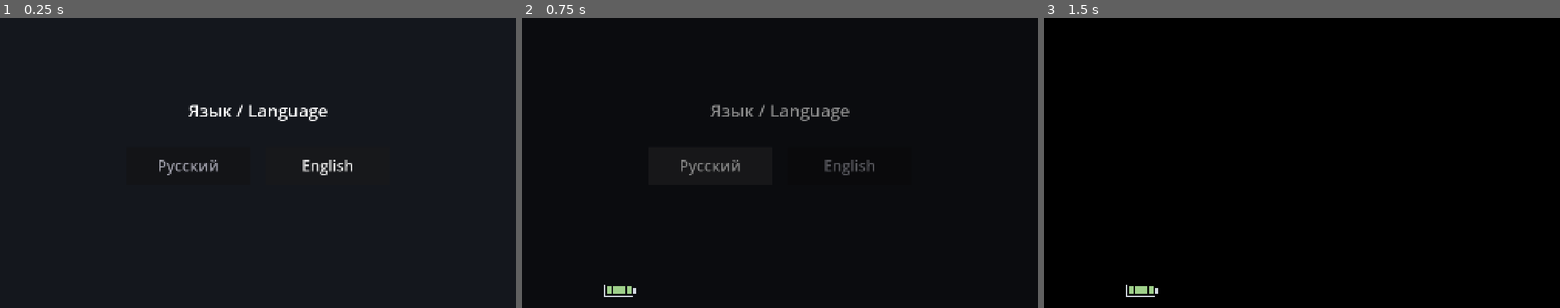
Above: before the commit, frames 1-3 (left to right).
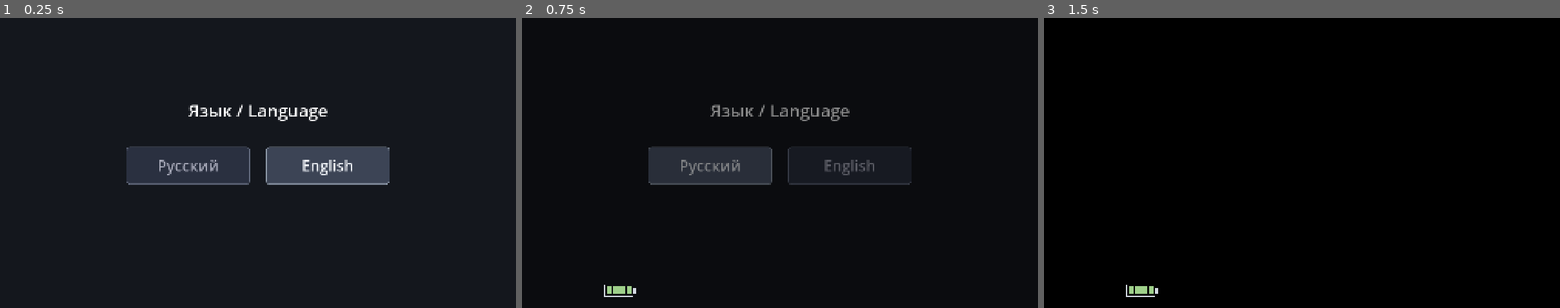
Above: after the commit, the same moments.

Repository: zhr0451/memory
Game: Godot game, scene res://core/main/main.tscn
The game is run twice, just before and just after one commit, with the same random seed, the same clock (stepped at 60 frames per second) and the same inputs.
Inputs (mouse positions are in pixels of both pictures, inside the frame that each line leads up to):
- Up to frame 1 (0.25 s): no input
- Up to frame 2 (0.75 s): click "Русский" at 0.5 s
- Up to frame 3 (1.5 s): tap Enter at 1.25 s; move the mouse to (1415, 148) at 1.27 s; click (1415, 148) at 1.42 s

The runs differ from the first frame. In frame 1, 6.2% of the frame differs, in the area x 24-76%, y 44-58%; in frame 2, 3.1%; in frame 3, nothing differs.

Commit message:
Style buttons, fix clock/radio layout overlaps with HUD, friendlier projector start state, add screenshot tool
Co-Authored-By: Claude Sonnet 5.5 <noreply@anthropic.com>

Diff:
--- a/features/language_select/view/language_select_view.gd
+++ b/features/language_select/view/language_select_view.gd
@@ -30,6 +30,7 @@
 		button.size = BUTTON_SIZE
 		button.focus_mode = Control.FOCUS_NONE
 		button.add_theme_font_size_override("font_size", 56)
+		UiStyle.style_button(button)
 		add_child(button)
 		_buttons[code] = button
 		x += BUTTON_SIZE.x + 60.0
--- a/features/minigame_clock/view/minigame_clock_view.gd
+++ b/features/minigame_clock/view/minigame_clock_view.gd
@@ -22,7 +22,7 @@
 	_lcd = _add_label("", Rect2(950, 150, 480, 140), 120, Color("c8d3b0"))
 	_period = _add_button("", Rect2(950, 320, 480, 80), 40)
 	for i in 7:
-		var day := _add_button(Texts.get_text("day.%d" % (i + 1)), Rect2(950 + i * 70, 430, 64, 70), 26)
+		var day := _add_button(Texts.get_text("day.%d" % (i + 1)), Rect2(950 + i * 76, 430, 70, 70), 24)
 		day.toggle_mode = true
 		_day_buttons.append(day)
 	_hour_knob = Knob.new()
@@ -62,7 +62,7 @@
 
 
 func _build_note() -> void:
-	var paper := _add_rect(Rect2(60, 180, 380, 640), Color("efe3c8"))
+	var paper := _add_rect(Rect2(60, 130, 380, 630), Color("efe3c8"))
 	paper.pivot_offset = paper.size * 0.5
 	paper.rotation = deg_to_rad(-3.0)
 	var lines: Array[String] = [Texts.get_text("clock.note.title")]
@@ -73,7 +73,7 @@
 	note.position = Vector2(24, 24)
 	note.size = Vector2(paper.size.x - 48, paper.size.y - 48)
 	note.autowrap_mode = TextServer.AUTOWRAP_WORD_SMART
-	note.add_theme_font_size_override("font_size", 32)
+	note.add_theme_font_size_override("font_size", 28)
 	note.add_theme_color_override("font_color", Color("5a3d2a"))
 	paper.add_child(note)
 
--- a/features/minigame_projector/viewmodel/minigame_projector_view_model.gd
+++ b/features/minigame_projector/viewmodel/minigame_projector_view_model.gd
@@ -10,7 +10,7 @@
 
 ## Целевые значения ручек (0…1 по кругу, начало — сверху, по часовой).
 const TARGETS: Dictionary = {Knob.LAMP: 0.62, Knob.FRAME: 0.35, Knob.ZOOM: 0.55}
-const START: Dictionary = {Knob.LAMP: 0.15, Knob.FRAME: 0.85, Knob.ZOOM: 0.10, Knob.FOCUS: 0.90}
+const START: Dictionary = {Knob.LAMP: 0.40, Knob.FRAME: 0.46, Knob.ZOOM: 0.35, Knob.FOCUS: 0.90}
 const TOLERANCE: Dictionary = {Knob.LAMP: 0.05, Knob.FRAME: 0.03, Knob.ZOOM: 0.04, Knob.FOCUS: 0.04}
 const FOCUS_BASE := 0.15
 const FOCUS_SLOPE := 0.6
--- a/features/minigame_radio/view/minigame_radio_view.gd
+++ b/features/minigame_radio/view/minigame_radio_view.gd
@@ -43,7 +43,7 @@
 		var button := _add_button(Texts.get_text("cassette.%d" % (i + 1)), Rect2(300 + i * 340, 780, 300, 100), 38)
 		button.toggle_mode = true
 		_cassette_buttons.append(button)
-	_result = _add_label("", Rect2(300, 920, 960, 90), 36)
+	_result = _add_label("", Rect2(460, 920, 820, 90), 36)
 	var done := _add_button(Texts.get_text("ui.done"), Rect2(1300, 920, 320, 100), 44)
 	bind(MinigameRadioViewModel.new())
 	done.pressed.connect(_vm.submit)
--- a/shared/minigame/minigame_view.gd
+++ b/shared/minigame/minigame_view.gd
@@ -68,6 +68,7 @@
 	button.size = rect.size
 	button.focus_mode = Control.FOCUS_NONE
 	button.add_theme_font_size_override("font_size", font_size)
+	UiStyle.style_button(button)
 	add_child(button)
 	return button
 
--- a/shared/ui/glyph_button.gd
+++ b/shared/ui/glyph_button.gd
@@ -6,6 +6,10 @@
 @export var glyph: Glyph = Glyph.PLAY
 
 const ICON_COLOR := Color("e8ecf2")
+
+
+func _ready() -> void:
+	UiStyle.style_button(self)
 
 
 static func create(p_glyph: Glyph, rect: Rect2) -> GlyphButton:
--- /dev/null
+++ b/shared/ui/ui_style.gd
@@ -0,0 +1,22 @@
+class_name UiStyle extends RefCounted
+## Единый вид кнопок: рамка, наведение, нажатие/включено (зелёный).
+
+
+static func style_button(button: Button) -> void:
+	button.add_theme_stylebox_override("normal", _box(Color("3c4455")))
+	button.add_theme_stylebox_override("hover", _box(Color("4b556a")))
+	button.add_theme_stylebox_override("pressed", _box(Color("5f8a54")))
+	button.add_theme_stylebox_override("hover_pressed", _box(Color("6a9a5e")))
+	button.add_theme_stylebox_override("focus", StyleBoxEmpty.new())
+	for color_name in ["font_color", "font_hover_color", "font_pressed_color", "font_hover_pressed_color"]:
+		button.add_theme_color_override(color_name, Color("eef1f6"))
+
+
+static func _box(color: Color) -> StyleBoxFlat:
+	var box := StyleBoxFlat.new()
+	box.bg_color = color
+	box.border_color = Color("8e99a8")
+	box.set_border_width_all(3)
+	box.set_corner_radius_all(12)
+	box.set_content_margin_all(8)
+	return box
--- /dev/null
+++ b/tests/screenshot.gd
@@ -0,0 +1,27 @@
+extends SceneTree
+## Снимок экрана игры в PNG (нужен дисплей, не headless):
+## godot --path . -s tests/screenshot.gd -- <scene_id> <out.png> [chapter]
+
+
+func _initialize() -> void:
+	_run()
+
+
+func _run() -> void:
+	var args := OS.get_cmdline_user_args()
+	var scene_id := StringName(args[0])
+	var out_path := args[1]
+	var chapter := int(args[2]) if args.size() > 2 else 0
+	var main := (load("res://core/main/main.tscn") as PackedScene).instantiate()
+	root.add_child(main)
+	await create_timer(0.5).timeout
+	var game: Node = root.get_node("Game")
+	game.state.hud_visible.value = true
+	game.state.face_on.value = true
+	game.state.emotion.value = 0
+	root.get_node("SceneManager").change_to(scene_id, {"chapter": chapter}, 0.0, 0.0)
+	await create_timer(1.5).timeout
+	await process_frame
+	root.get_viewport().get_texture().get_image().save_png(out_path)
+	print("saved ", out_path)
+	quit(0)
Not shown, added: shared/ui/ui_style.gd.uid
Not shown, added: tests/screenshot.gd.uid
Not shown, changed: docs/tooling.md
